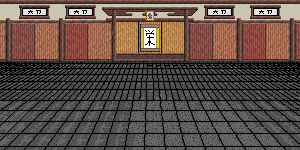
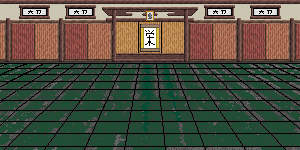
Layered file, before and after one edit (300x150). Changes by layer:
painted on "background" over [left=0, top=62, right=300, bottom=150]
